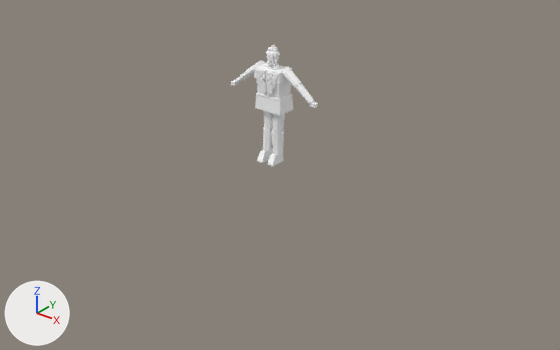
An edit to the Blender file ArtSource/Pedestrians/Blender/ParkChessPlayer3D.blend, drawn before and after from the same camera.
Camera for both pictures: a camera (50 mm lens) standing at (6.64, -8.15, 4.83) and looking at (0.2, -0.11, -0.16). Lighting does not change. The marker at lower left points along +X, +Y and +Z. The picture after the commit comes second.

The older version as bpy lines, for what is in view:
```python
me_clo_coathem_mesh = bpy.data.meshes.new('CLO_CoatHem_Mesh')
me_clo_coathem_mesh.from_pydata(...)  # 8 vertices, 6 faces; spans x -0.233..0.233, y -0.145..0.154, z -0.041..0.19
me_clo_coathem_mesh.materials.append(mat_mat_player3dlit)
ob_clo_coathem = bpy.data.objects.new('CLO_CoatHem', me_clo_coathem_mesh)
ob_clo_coathem.location = (0.0, 0.01, 0.83)
_m = ob_clo_coathem.modifiers.new('Triangulate', 'TRIANGULATE')
_m.quad_method = 'FIXED'
_m.ngon_method = 'CLIP'
```
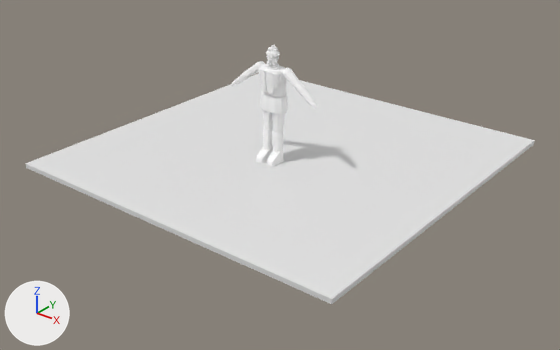
What differs and where, as boxes (x1, y1, x2, y2) in the pictures (560 x 350 px):
'PreviewGround', added: after (25, 74, 535, 304)

Patch to the scene script:
```diff
--- a/ArtSource/Pedestrians/Blender/ParkChessPlayer3D.blend.py
+++ b/ArtSource/Pedestrians/Blender/ParkChessPlayer3D.blend.py
@@ mat_mat_previewground @@
+mat_mat_previewground = principled_material('MAT_PreviewGround')
+mat_mat_previewground.base_color = (0.8, 0.8, 0.8)  # white #e7e7e7
@@ me_previewground_mesh @@
+me_previewground_mesh.from_pydata(...)  # a box spanning x -2.75..2.75, y -2.4..3.1, z -0.07..0.0
+me_previewground_mesh.materials.append(mat_mat_previewground)  # white #e7e7e7
@@ ob_previewground @@
+ob_previewground = bpy.data.objects.new('PreviewGround', me_previewground_mesh)
+ob_previewground.location = (0.0, 0.0, 0.0)
```
